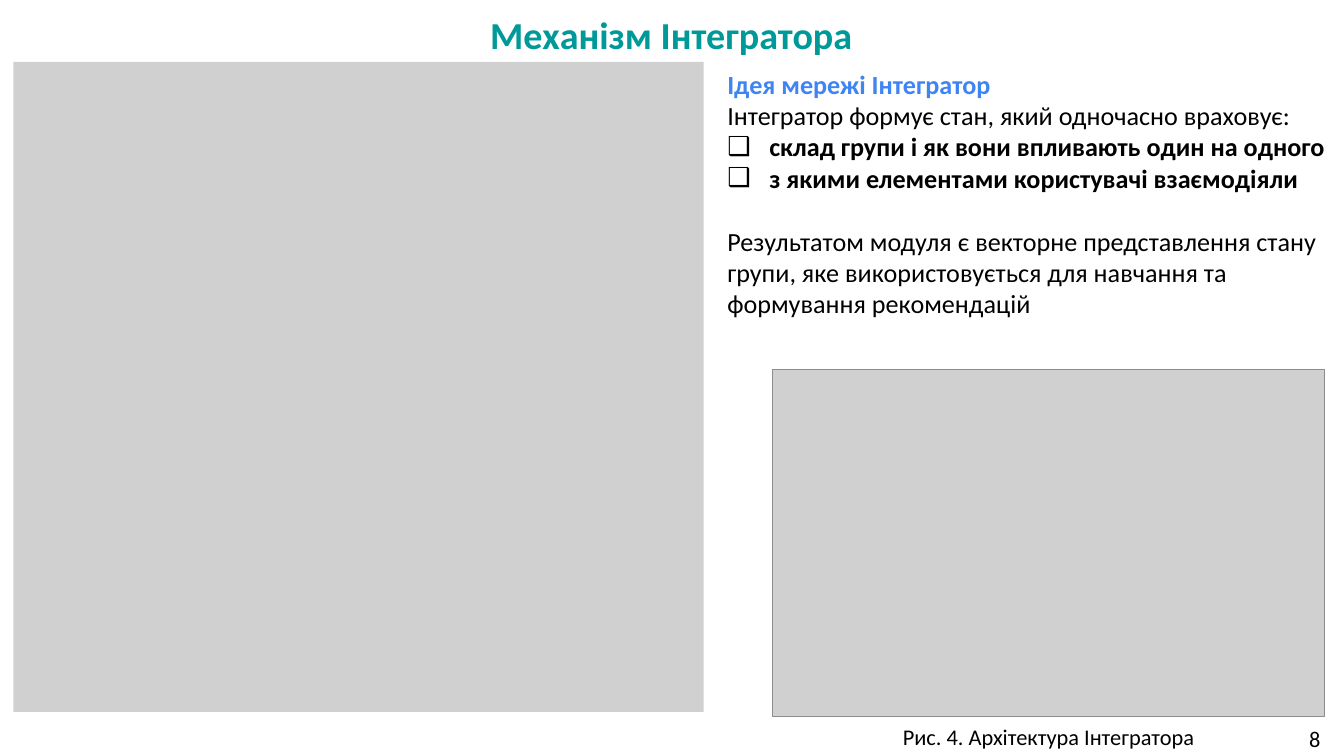
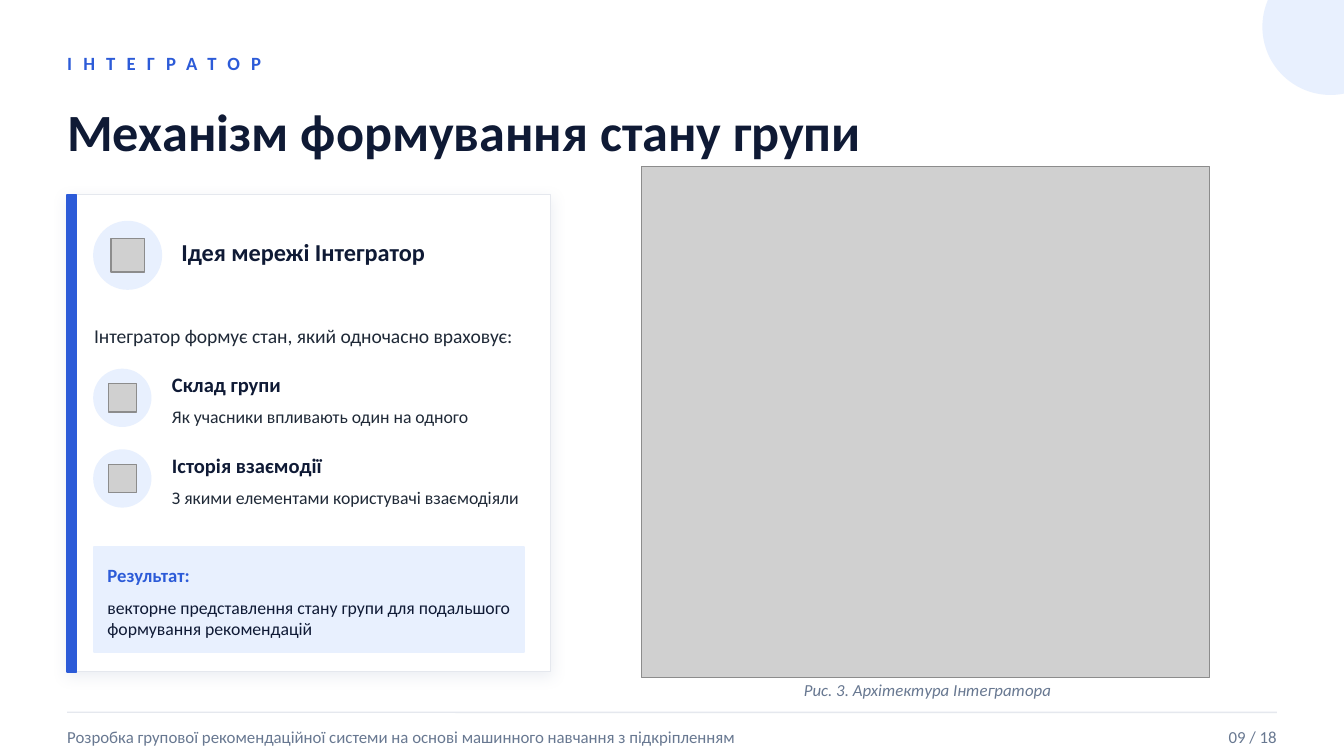
Before and after one commit to BohdanRomaniuk/IAC-Group-Recommender, a slide deck: slide 9 of docs/Presentation - Project.pptx (slide 8 before the commit). Drawn at 1344x756 pixels with LibreOffice and Linux fonts; fonts in the diff are those of the drawing; grey boxes stand for pictures; background and template pictures are left out. Boxes give left, top, right and bottom in pixels: in the first picture for what was removed or moved away, otherwise in the second. Text is boxed around its words. In the diff, an @@ line names an element or a change of style, - is before the commit and + after.

```diff
--- a/docs/Presentation - Project.pptx
+++ b/docs/Presentation - Project.pptx
@@ text removed at [490, 22, 852, 55] @@
-Механізм Інтегратора
@@ ellipse added at [1263, 0, 1344, 94], fill #E8F0FE, outline #E8F0FE 1 pt @@
@@ text added at [67, 43, 1277, 83], 10 pt, text #2C5BD8, bold @@
+ІНТЕГРАТОР
@@ picture removed at [13, 62, 704, 712] @@
@@ text removed at [727, 75, 1325, 318] @@
-Ідея мережі Інтегратор
-Інтегратор формує стан, який одночасно враховує:
-❑ склад групи і як вони впливають один на одного
-❑ з якими елементами користувачі взаємодіяли
-Результатом модуля є векторне представлення стану групи, яке використовується для навчання та формування рекомендацій
@@ text added at [67, 114, 861, 160], 28 pt, text #0F1A35, bold @@
+Механізм формування стану групи
@@ picture added at [642, 167, 1210, 677] @@
@@ rectangle added at [67, 195, 551, 672], fill #FFFFFF, outline #E5E8EE 0.5 pt @@
@@ rectangle added at [67, 195, 77, 672], fill #2C5BD8, outline #2C5BD8 1 pt @@
@@ ellipse added at [94, 222, 161, 289], fill #E8F0FE, outline #E8F0FE 1 pt @@
@@ picture added at [110, 238, 144, 271] @@
@@ text added at [181, 244, 425, 265], 13 pt, text #0F1A35, bold @@
+Ідея мережі Інтегратор
@@ text added at [94, 329, 513, 347], 10.5 pt, text #1F2937 @@
+Інтегратор формує стан, який одночасно враховує:
@@ ellipse added at [94, 370, 151, 426], fill #E8F0FE, outline #E8F0FE 1 pt @@
@@ picture added at [109, 383, 137, 411] @@
@@ text added at [172, 378, 281, 396], 11 pt, text #0F1A35, bold @@
+Склад групи
@@ picture removed at [773, 370, 1325, 716] @@
@@ text added at [172, 411, 468, 426], 9.5 pt, text #1F2937 @@
+Як учасники впливають один на одного
@@ ellipse added at [94, 450, 151, 507], fill #E8F0FE, outline #E8F0FE 1 pt @@
@@ picture added at [109, 465, 137, 493] @@
@@ text added at [172, 458, 322, 477], 11 pt, text #0F1A35, bold @@
+Історія взаємодії
@@ text added at [172, 492, 519, 507], 9.5 pt, text #1F2937 @@
+З якими елементами користувачі взаємодіяли
@@ rectangle added at [94, 547, 524, 652], fill #E8F0FE, outline #E8F0FE 1 pt @@
@@ text added at [107, 570, 189, 585], 10 pt, text #2C5BD8, bold @@
+Результат:
@@ text added at [107, 605, 510, 638], 9.5 pt, text #0F1A35 @@
+векторне представлення стану групи для подальшого формування рекомендацій
@@ text "Рис. 3. Архітектура Інтегратора" at [804, 684, 1051, 699]: vertical alignment top to middle @@
@@ text at [804, 684, 1051, 699]: text changed; size 12 to 9 pt; text colour #000000 to #687891; italic on @@
-Рис. 4. Архітектура Інтегратора
+Рис. 3. Архітектура Інтегратора
@@ line added from (67, 712) to (1277, 712), #E5E8EE 0.75 pt @@
@@ text added at [67, 731, 734, 746], 9 pt, text #687891 @@
+Розробка групової рекомендаційної системи на основі машинного навчання з підкріпленням
@@ text added at [1229, 731, 1277, 743], 9 pt, text #687891 @@
+09 / 18
@@ text removed at [1309, 731, 1320, 747] @@
-8
```
Also in this commit, not shown: 11 other slides changed, 6 slides added, 4 slides removed, 1 other file.
